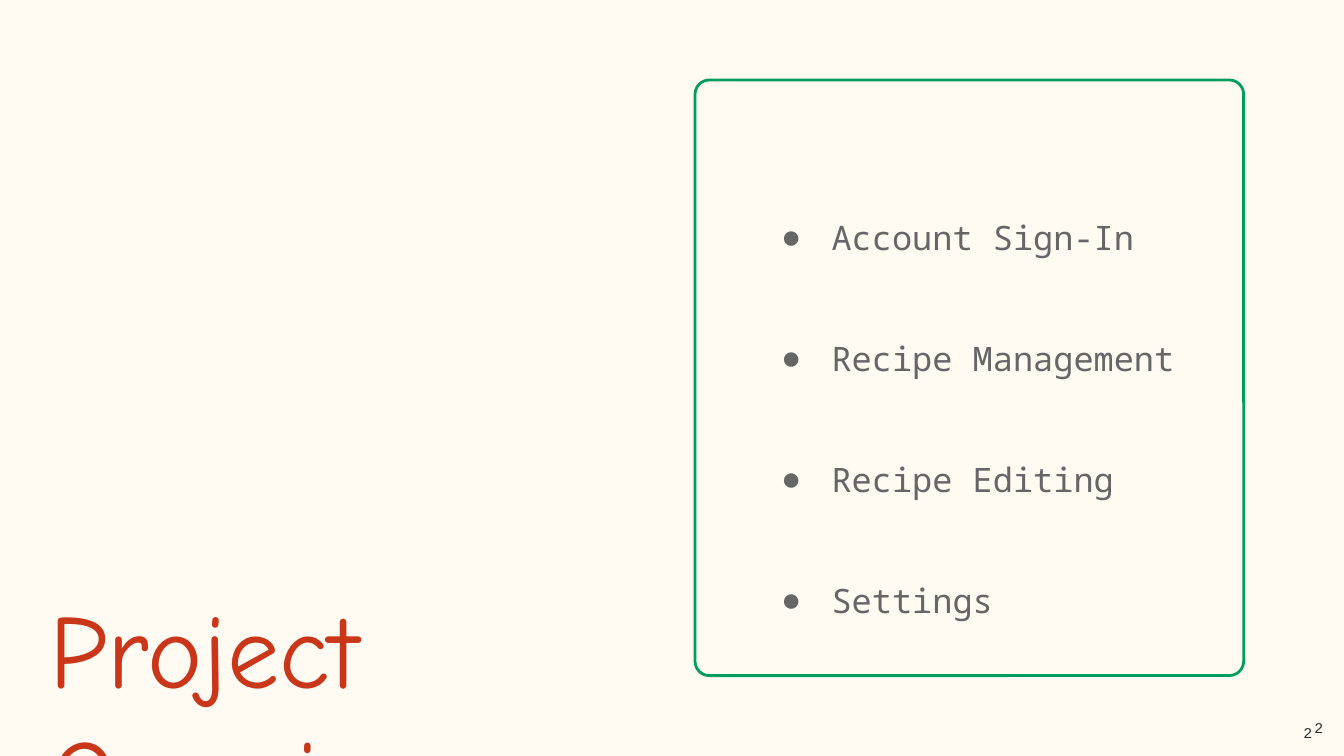
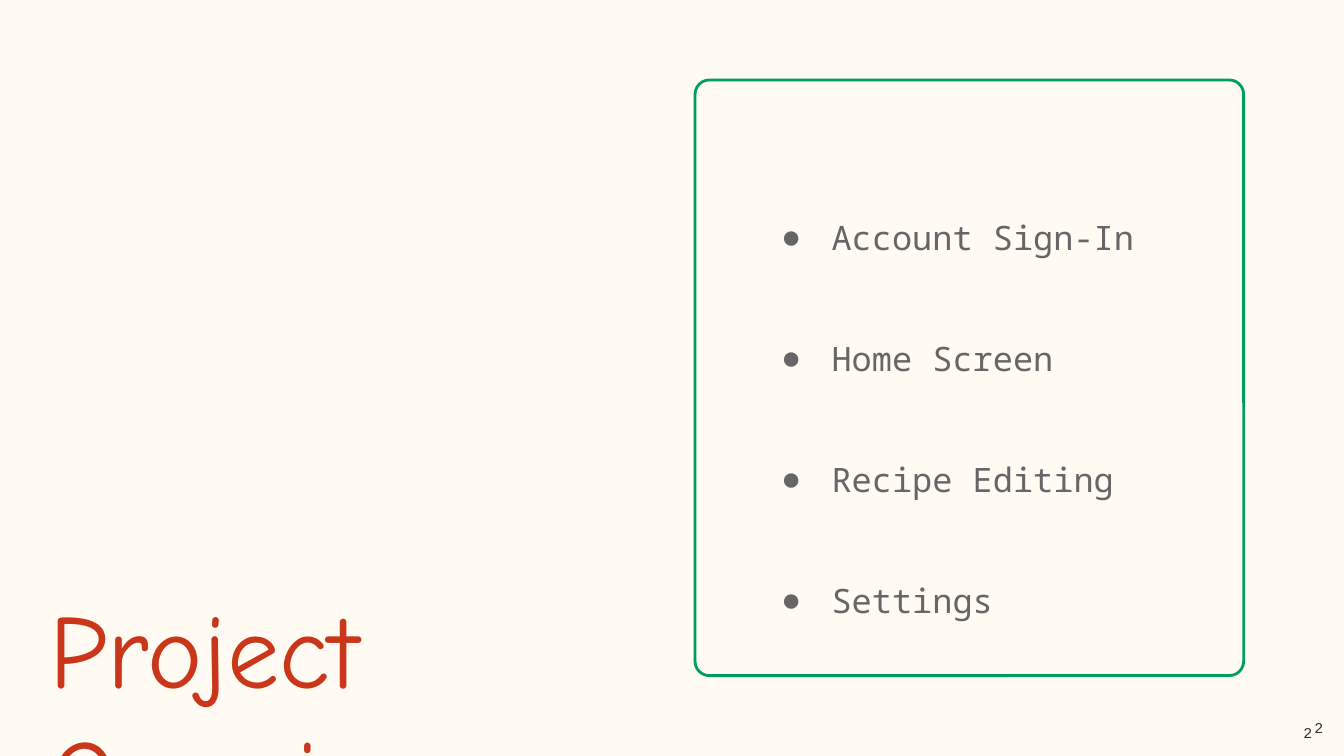
Before and after one commit to ncmaynard03/recipe-app, a slide deck: slide 2 of documents/Team 2 Requirements Presentation.pptx. Drawn at 1344x756 pixels with LibreOffice and Linux fonts; fonts in the diff are those of the drawing. Boxes give left, top, right and bottom in pixels: in the first picture for what was removed or moved away, otherwise in the second. Text is boxed around its words. In the diff, an @@ line names an element or a change of style, - is before the commit and + after.

Commit message:
Added summary screen

```diff
--- a/documents/Team 2 Requirements Presentation.pptx
+++ b/documents/Team 2 Requirements Presentation.pptx
@@ text at [832,346,1053,372]: text changed @@
-● Recipe Management
+● Home Screen
```
Also in this commit, not shown: 2 other slides changed, 1 slide added.
